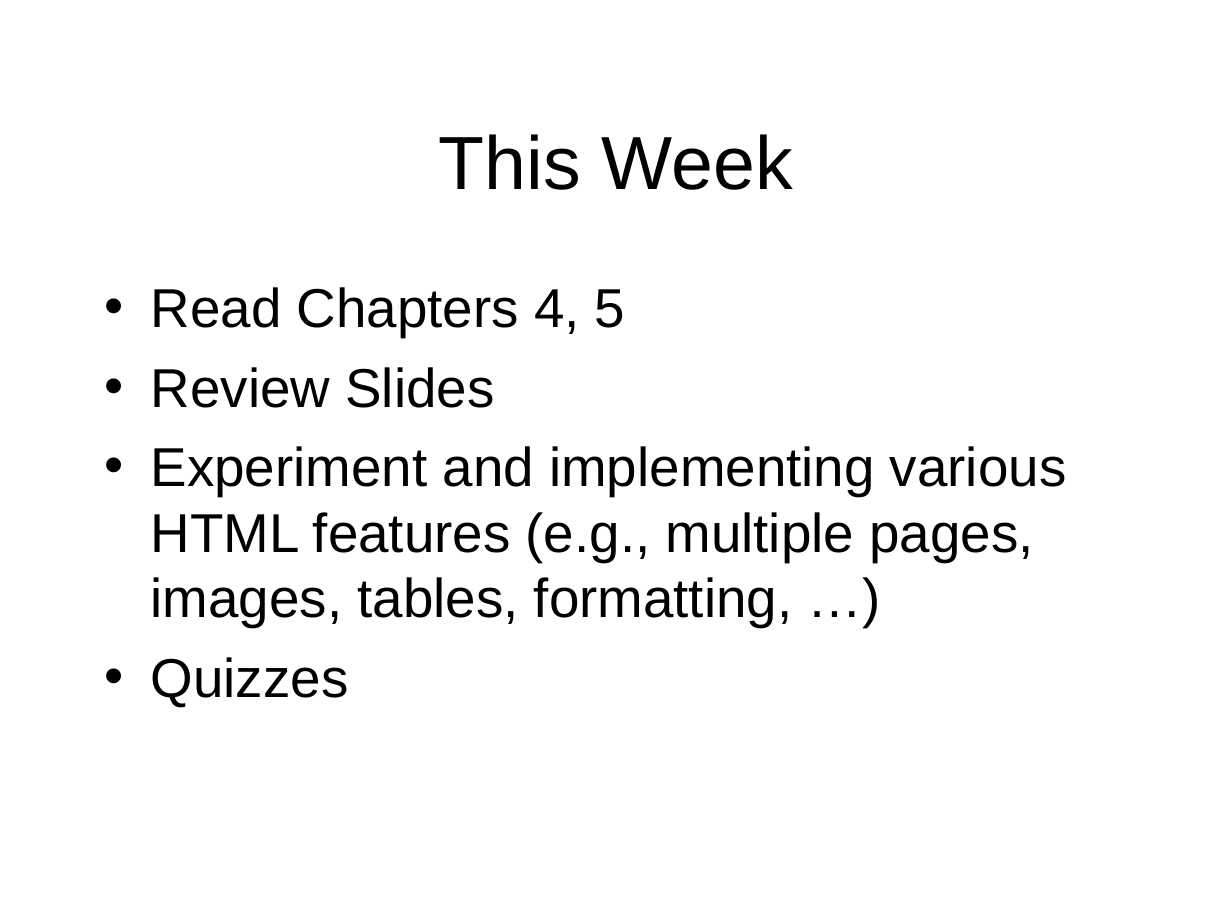
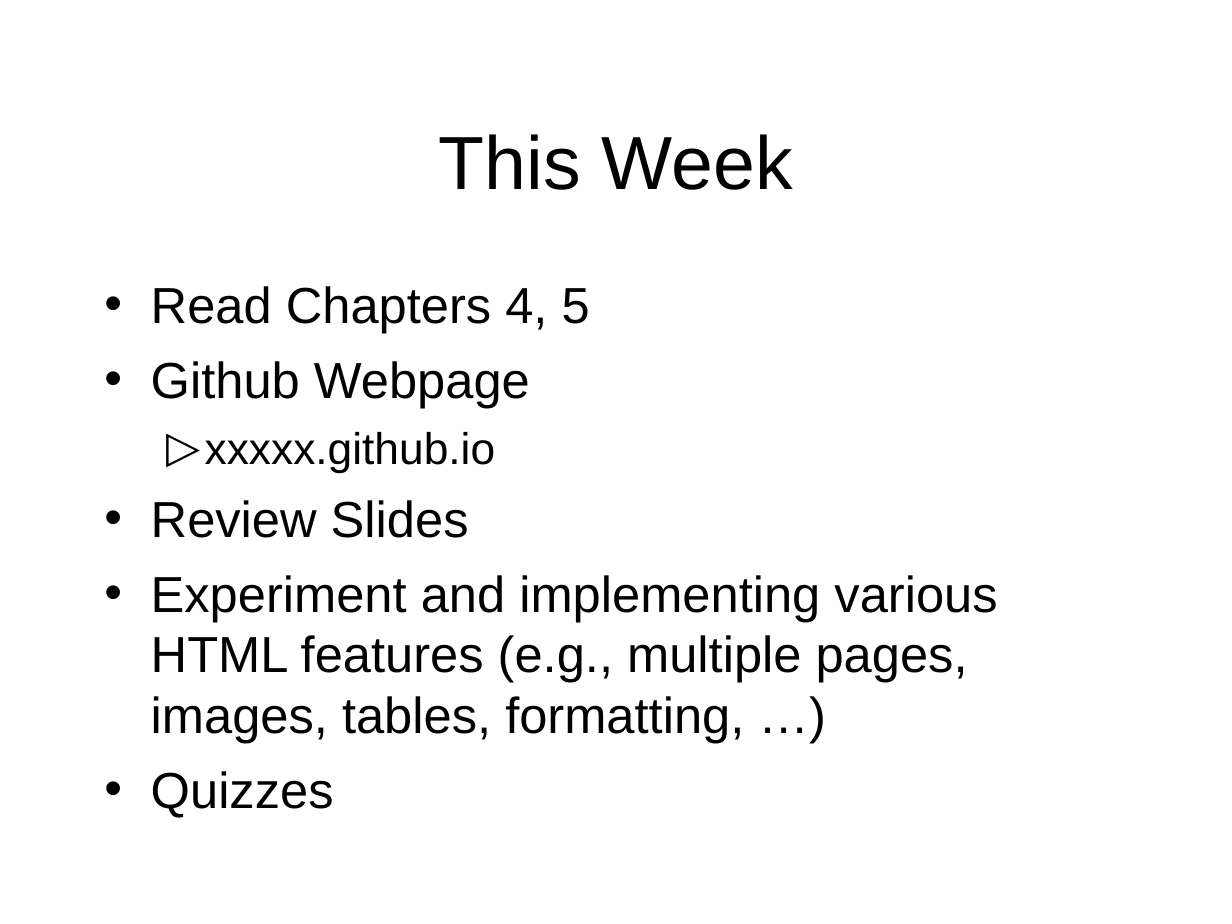
Before and after one commit to octaviordz/zjnu2017.github.io, a slide deck: slide 37 of WAD/lectures/020--HTML.Fundamentals.ppt (slide 38 before the commit). Drawn at 1232x924 pixels with LibreOffice and Linux fonts; fonts in the diff are those of the drawing. Boxes give left, top, right and bottom in pixels: in the first picture for what was removed or moved away, otherwise in the second. Text is boxed around its words. In the diff, an @@ line names an element or a change of style, - is before the commit and + after.

```diff
--- a/WAD/lectures/020--HTML.Fundamentals.ppt
+++ b/WAD/lectures/020--HTML.Fundamentals.ppt
@@ text at [151, 286, 997, 818]: size 32 to 29.6 pt in "Read Chapters 4, 5", "Review Slides", "Experiment and implementing various HTML features (e.g., ...", "Quizzes" @@
@@ text at [151, 361, 530, 472]: paragraphs added @@
+• Github Webpage
+  ▷ xxxxx.github.io
```
Also in this commit, not shown: 6 other slides changed, 37 slides added, 1 slide removed, 1 other file.
